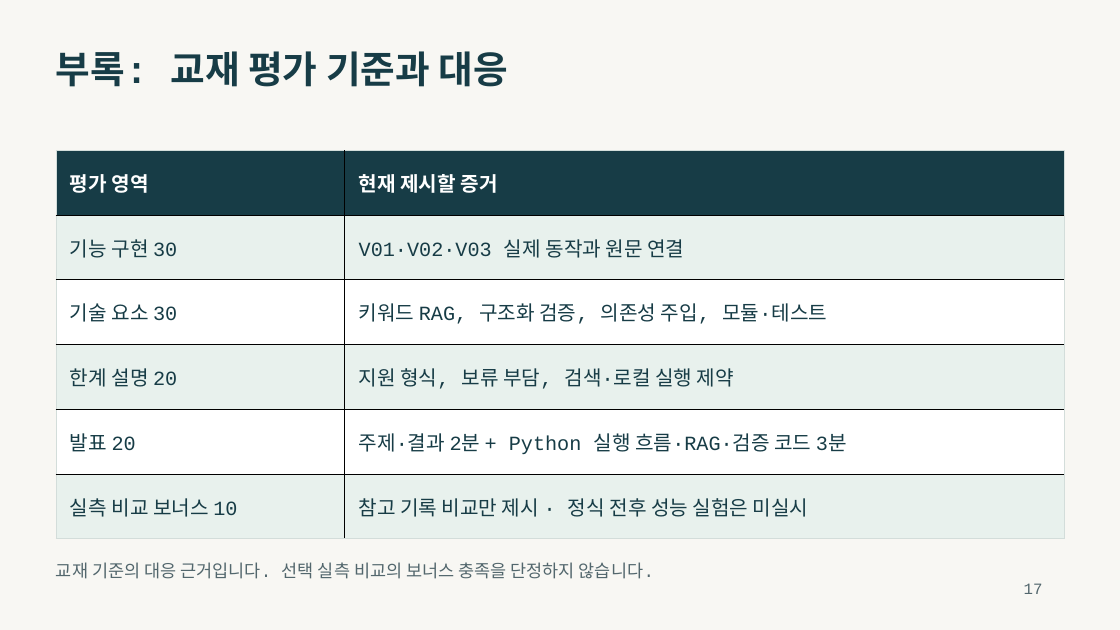
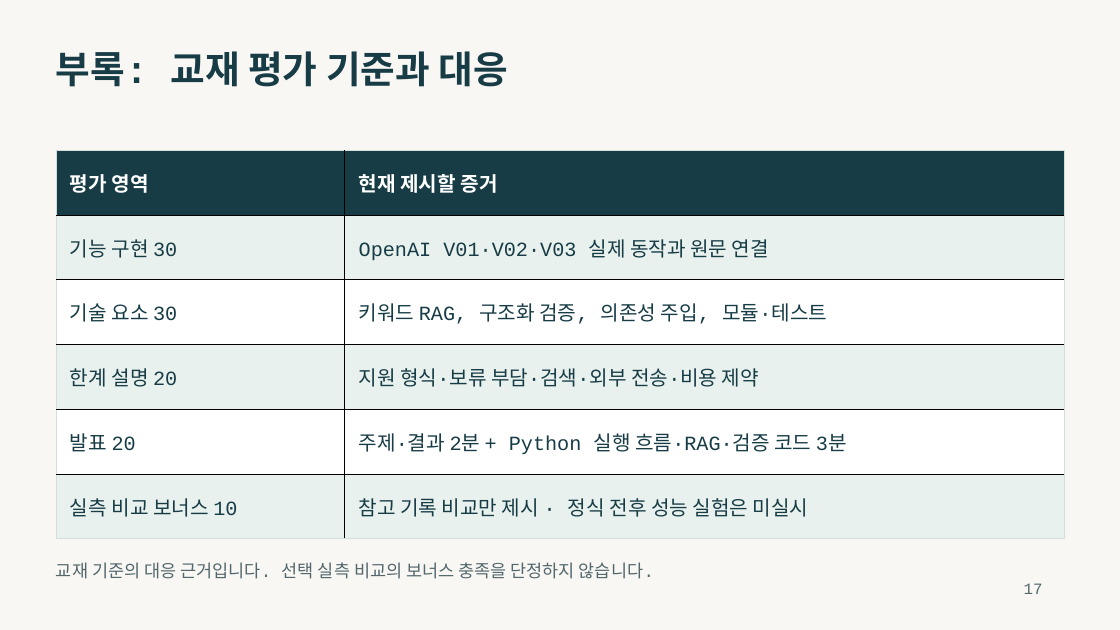
Before and after one commit to seogdo/transformer-spec-review, a slide deck: slide 17 of output/presentations/transformer-spec-review-presentation.pptx. Drawn at 1120x630 pixels with LibreOffice and Linux fonts; fonts in the diff are those of the drawing. Boxes give left, top, right and bottom in pixels: in the first picture for what was removed or moved away, otherwise in the second. Text is boxed around its words. In the diff, an @@ line names an element or a change of style, - is before the commit and + after.

Commit message:
docs: finalize OpenAI validation and presentation

```diff
--- a/output/presentations/transformer-spec-review-presentation.pptx
+++ b/output/presentations/transformer-spec-review-presentation.pptx
@@ table at bbox=[56, 150, 1065, 539] @@
-row 2, column 2: V01·V02·V03 실제 동작과 원문 연결
+row 2, column 2: OpenAI V01·V02·V03 실제 동작과 원문 연결
-row 4, column 2: 지원 형식, 보류 부담, 검색·로컬 실행 제약
+row 4, column 2: 지원 형식·보류 부담·검색·외부 전송·비용 제약
```
Also in this commit, not shown: 9 other slides changed, 16 other files.
